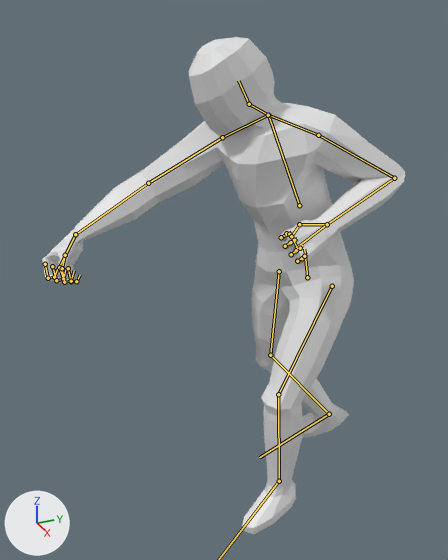
An edit to the glTF model assets/glb/humanoid/Humanoid.glb, drawn before and after from the same camera.
Camera for both pictures: a 50 mm camera at (1.727, -1.075, 1.782) aimed at (-0.048, -0.276, 0.894). Arrows for +X, +Y and +Z are at lower left; the lights stay in place. The first picture is the older version. Both versions are drawn at frame 12 of the action 'SwingAttack'; the numbers are the values there. The bones that bend it are drawn over the model as lines.

Names of what the first picture shows: 'Mang'.
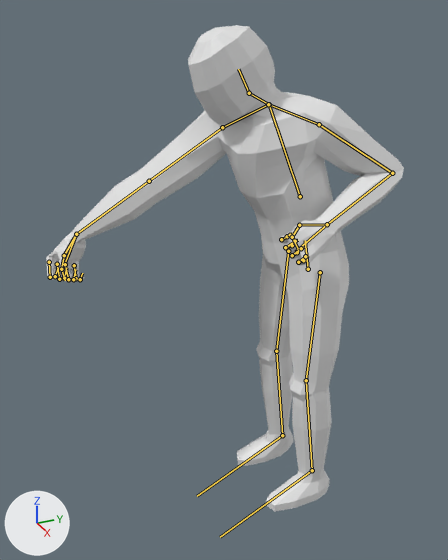
Location of each change, (x1, y1, x2, y2) in pixels of the pictures (448 x 560 px):
'Mang', posed: before (42, 37, 405, 534); after (46, 25, 404, 511)
bone 'Body', root to tip: before (307, 277) to (304, 249); after (308, 269) to (305, 240)
bone 'UpperArm.L', root to tip: before (318, 135) to (394, 178); after (319, 124) to (392, 173)
bone 'Forearm.L', root to tip: before (394, 178) to (327, 224); after (392, 173) to (327, 224)
bone 'UpperArm.R', root to tip: before (222, 137) to (148, 183); after (222, 127) to (149, 181)
bone 'Forearm.R', root to tip: before (148, 183) to (75, 234); after (149, 181) to (76, 234)
bone 'UpperLeg.L', root to tip: before (332, 286) to (278, 394); after (320, 272) to (306, 380)
bone 'LowerLeg.L', root to tip: before (278, 394) to (279, 481); after (306, 380) to (312, 470)
bone 'UpperLeg.R', root to tip: before (279, 271) to (270, 355); after (288, 251) to (276, 351)
bone 'LowerLeg.R', root to tip: before (270, 355) to (329, 414); after (276, 351) to (282, 435)
bone 'Foot.R', root to tip: before (329, 414) to (259, 457); after (282, 435) to (197, 496)

What the commit changed:
Bone 'Body' (bone_body) moves from (0.0, -0.032, 0.0) to (0.0, 0.0, 0.0).
Bone 'UpperArm.L' (bone_upperarm_l) turns from (-5, 36, -36) to (-4, 38, -38) degrees about its own x, y and z.
Bone 'Forearm.L' (bone_forearm_l) turns from (120, 0, 0) to (113, 0, 0) degrees about its own x, y and z.
Bone 'UpperArm.R' (bone_upperarm_r) turns from (15, 9, 25) to (27, 9, 28) degrees about its own x, y and z.
Bone 'Forearm.R' (bone_forearm_r) turns from (21, 0, 0) to (-3, 0, 0) degrees about its own x, y and z.
Bone 'UpperLeg.L' (bone_upperleg_l) moves from (-0.051, 0.04, -0.004) to (0.0, 0.0, 0.0).
Bone 'UpperLeg.L' (bone_upperleg_l) turns from (7, -16, -43) to (1, 0, -12) degrees about its own x, y and z.
Bone 'LowerLeg.L' (bone_lowerleg_l) turns from (0, 0, 34) to (0, 0, 5) degrees about its own x, y and z.
Bone 'Foot.L' (bone_foot_l) turns from (2, 3, 7) to (0, 0, 0) degrees about its own x, y and z.
Bone 'UpperLeg.R' (bone_upperleg_r) moves from (-0.055, 0.024, -0.024) to (0.0, 0.0, 0.0).
Bone 'UpperLeg.R' (bone_upperleg_r) turns from (14, 26, 10) to (1, 0, 12) degrees about its own x, y and z.
Bone 'LowerLeg.R' (bone_lowerleg_r) turns from (0, 0, -34) to (0, 0, -5) degrees about its own x, y and z.
Bone 'Foot.R' (bone_foot_r) turns from (1, -6, 7) to (0, 0, 0) degrees about its own x, y and z.
